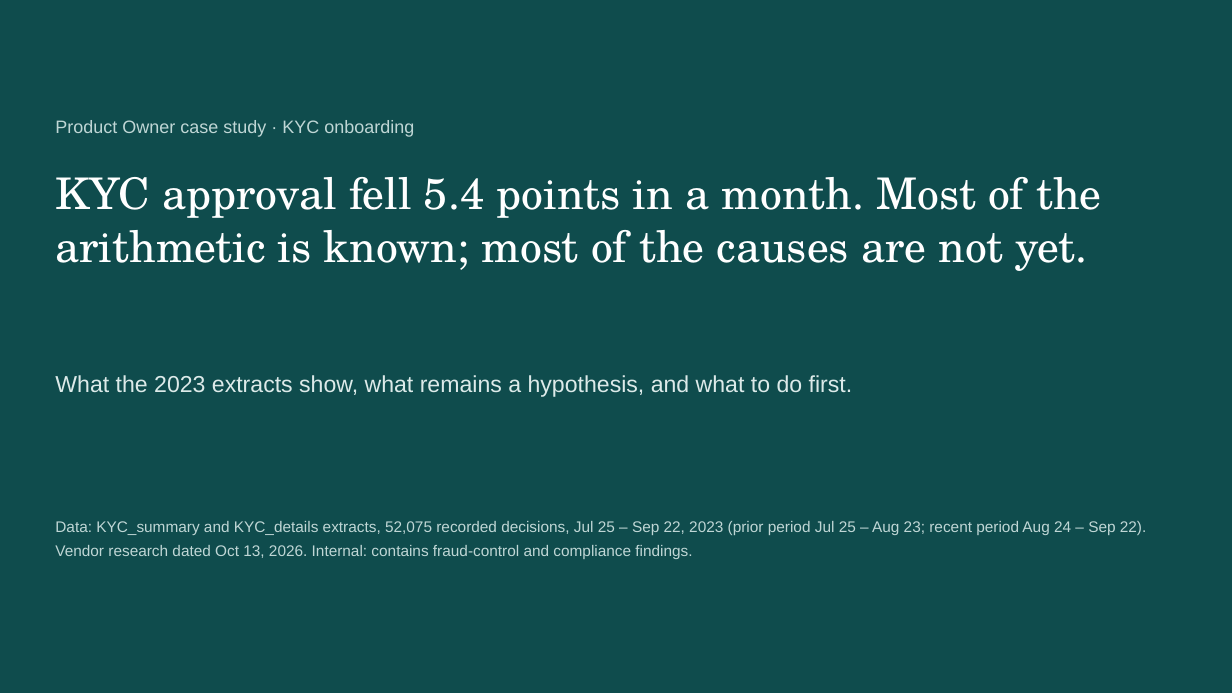
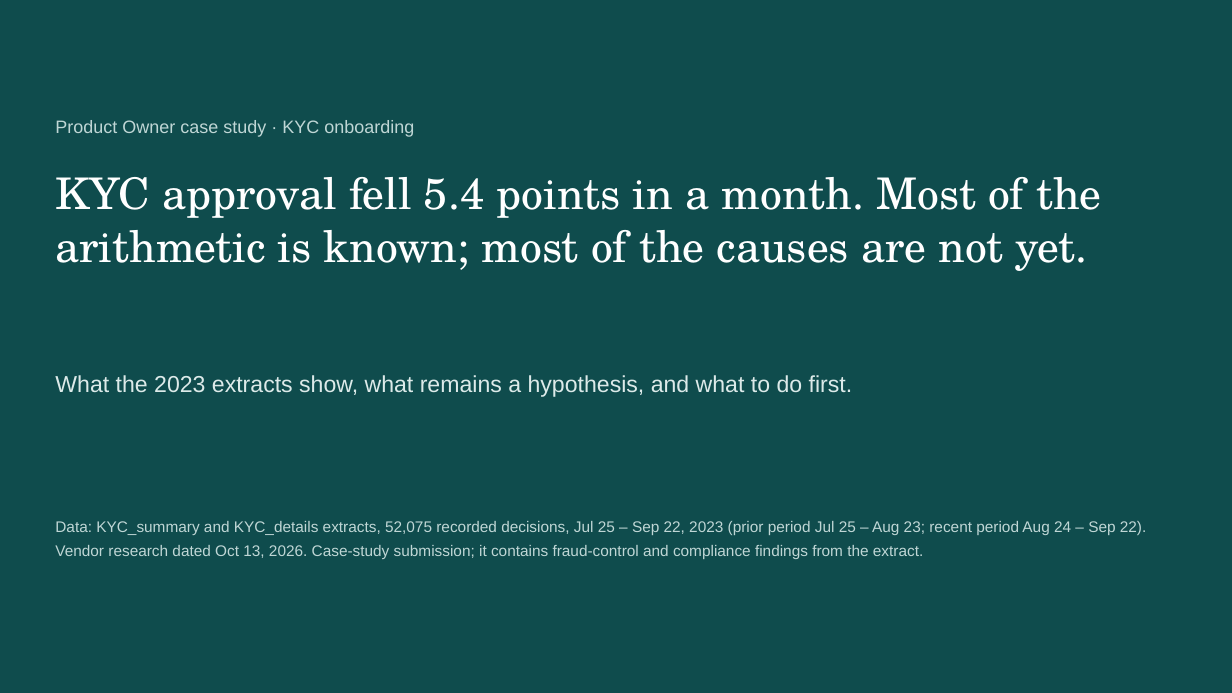
Before and after one commit to prosolkin/arq-kyc, a slide deck: slide 1 of analysis/export/kyc-approval-deck.pptx. Drawn at 1232x693 pixels with LibreOffice and Linux fonts; fonts in the diff are those of the drawing. Boxes give left, top, right and bottom in pixels: in the first picture for what was removed or moved away, otherwise in the second. Text is boxed around its words. In the diff, an @@ line names an element or a change of style, - is before the commit and + after.

```diff
--- a/analysis/export/kyc-approval-deck.pptx
+++ b/analysis/export/kyc-approval-deck.pptx
@@ text at bbox=[55, 545, 923, 559]: text changed @@
-Vendor research dated Oct 13, 2026. Internal: contains fraud-control and compliance findings.
+Vendor research dated Oct 13, 2026. Case-study submission; it contains fraud-control and compliance findings from the extract.
```
Also in this commit, not shown: 8 other files.
